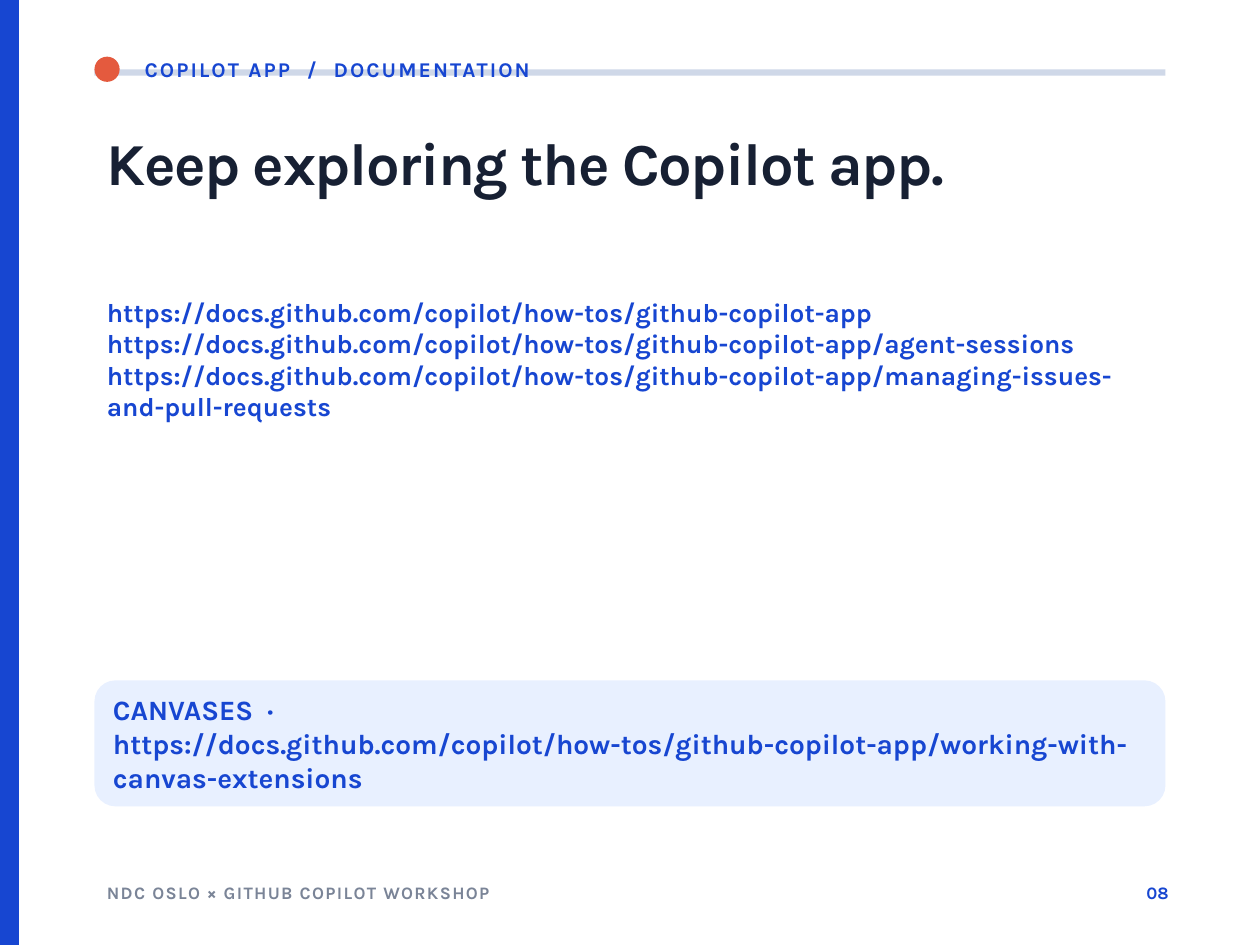
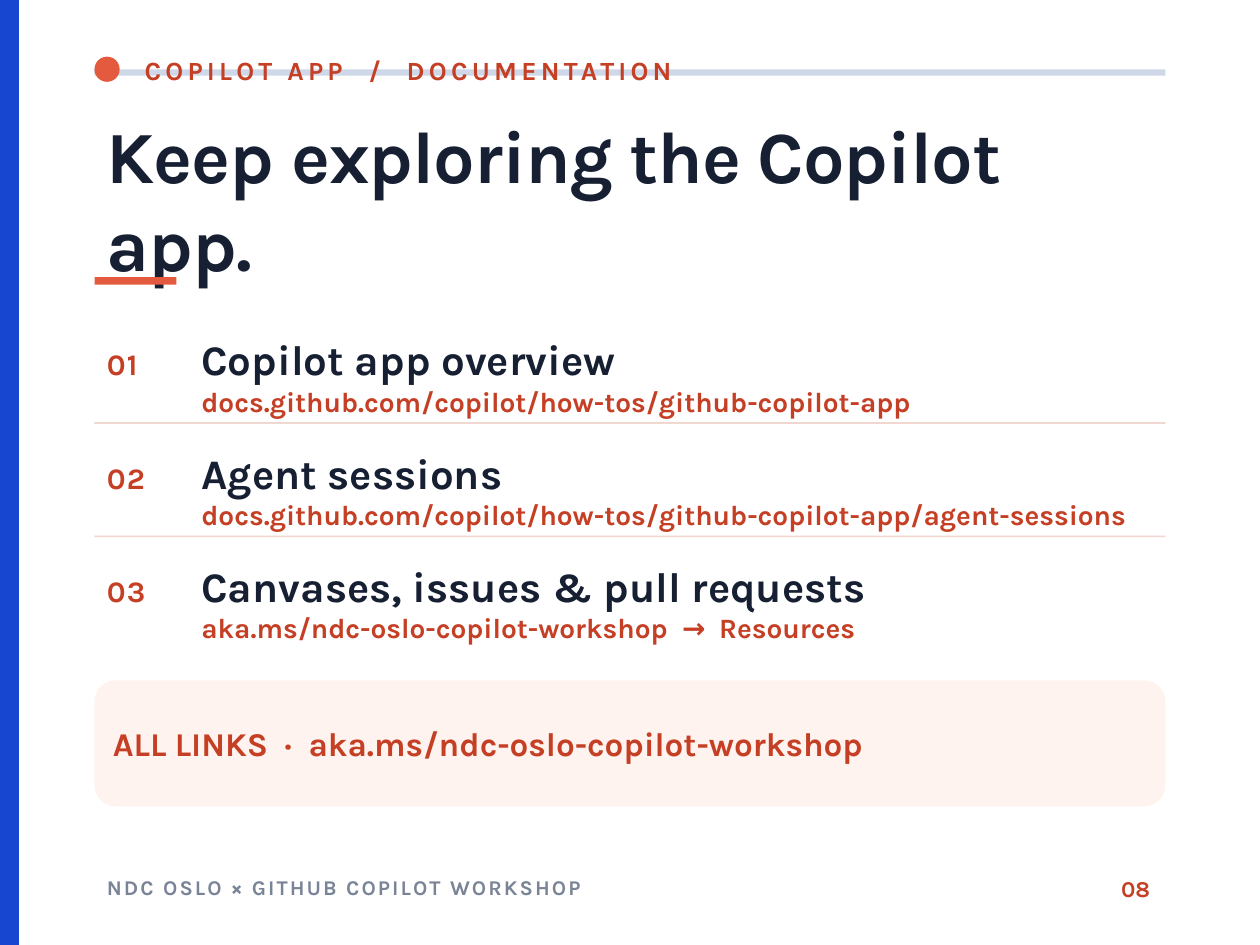
Before and after one commit to jamesmontemagno/ndc-oslo-copilot-workshop, a slide deck: slide 8 of NDC-Oslo-Copilot-Workshop.pptx. Drawn at 1260x945 pixels with LibreOffice and Linux fonts; fonts in the diff are those of the drawing. Boxes give left, top, right and bottom in pixels: in the first picture for what was removed or moved away, otherwise in the second. Text is boxed around its words. In the diff, an @@ line names an element or a change of style, - is before the commit and + after.

```diff
--- a/NDC-Oslo-Copilot-Workshop.pptx
+++ b/NDC-Oslo-Copilot-Workshop.pptx
@@ text "COPILOT APP / DOCUMENTATION" at bbox=[132, 48, 1077, 91]: size 12 to 15 pt, text colour #1746D1 to #C53F25, letter spacing 1.2 to 2.4 pt @@
@@ text "Keep exploring the Copilot app.": place and size @@
-text "Keep exploring the Copilot app." at bbox=[107, 142, 944, 199]
+text "Keep exploring the Copilot app." at bbox=[107, 130, 1002, 289]
@@ text "Keep exploring the Copilot app." at bbox=[107, 130, 1002, 289]: size 34 to 42 pt, letter spacing -0.8 to -0.6 pt @@
@@ rectangle added at bbox=[94, 277, 176, 285], fill #E45A3E @@
@@ text added at bbox=[107, 355, 137, 376], 17 pt, text #C53F25, bold @@
+01
@@ text at bbox=[201, 345, 910, 418]: text changed; size 15 to 16 pt; text colour #1746D1 to #C53F25 @@
-https://docs.github.com/copilot/how-tos/github-copilot-app
-https://docs.github.com/copilot/how-tos/github-copilot-app/agent-sessions
-https://docs.github.com/copilot/how-tos/github-copilot-app/managing-issues-and-pull-requests
+Copilot app overview
+docs.github.com/copilot/how-tos/github-copilot-app
@@ rectangle added at bbox=[94, 422, 1166, 423], fill #F0D7CF @@
@@ text added at bbox=[107, 469, 145, 490], 17 pt, text #C53F25, bold @@
+02
@@ text added at bbox=[201, 459, 1125, 532], 16 pt, text #C53F25, bold @@
+Agent sessions
+docs.github.com/copilot/how-tos/github-copilot-app/agent-sessions
@@ rectangle added at bbox=[94, 536, 1166, 537], fill #F0D7CF @@
@@ text added at bbox=[107, 582, 145, 603], 17 pt, text #C53F25, bold @@
+03
@@ text added at bbox=[201, 572, 866, 645], 16 pt, text #C53F25, bold @@
+Canvases, issues & pull requests
+aka.ms/ndc-oslo-copilot-workshop → Resources
@@ rounded rectangle "ALL LINKS · aka.ms/ndc-oslo-copilot-workshop" at bbox=[94, 680, 1166, 806]: fill #E8F0FF to #FFF3EF @@
@@ text in rounded rectangle at bbox=[113, 731, 863, 764]: text changed; size 16 to 19 pt; text colour #1746D1 to #C53F25 @@
-CANVASES · https://docs.github.com/copilot/how-tos/github-copilot-app/working-with-canvas-extensions
+ALL LINKS · aka.ms/ndc-oslo-copilot-workshop
@@ text "NDC OSLO × GITHUB COPILOT ...": place and size @@
-text "NDC OSLO × GITHUB COPILOT ..." at bbox=[107, 887, 489, 899]
+text "NDC OSLO × GITHUB COPILOT ..." at bbox=[163, 881, 581, 895]
@@ text "NDC OSLO × GITHUB COPILOT ..." at bbox=[163, 881, 581, 895]: size 10 to 12 pt, letter spacing 0.8 to 1.2 pt @@
@@ text "08": place and size @@
-text "08" at bbox=[1146, 887, 1168, 900]
+text "08" at bbox=[1121, 882, 1150, 898]
@@ text "08" at bbox=[1121, 882, 1150, 898]: size 10 to 13 pt, text colour #1746D1 to #C53F25 @@
```
Also in this commit, not shown: 8 other slides changed.
